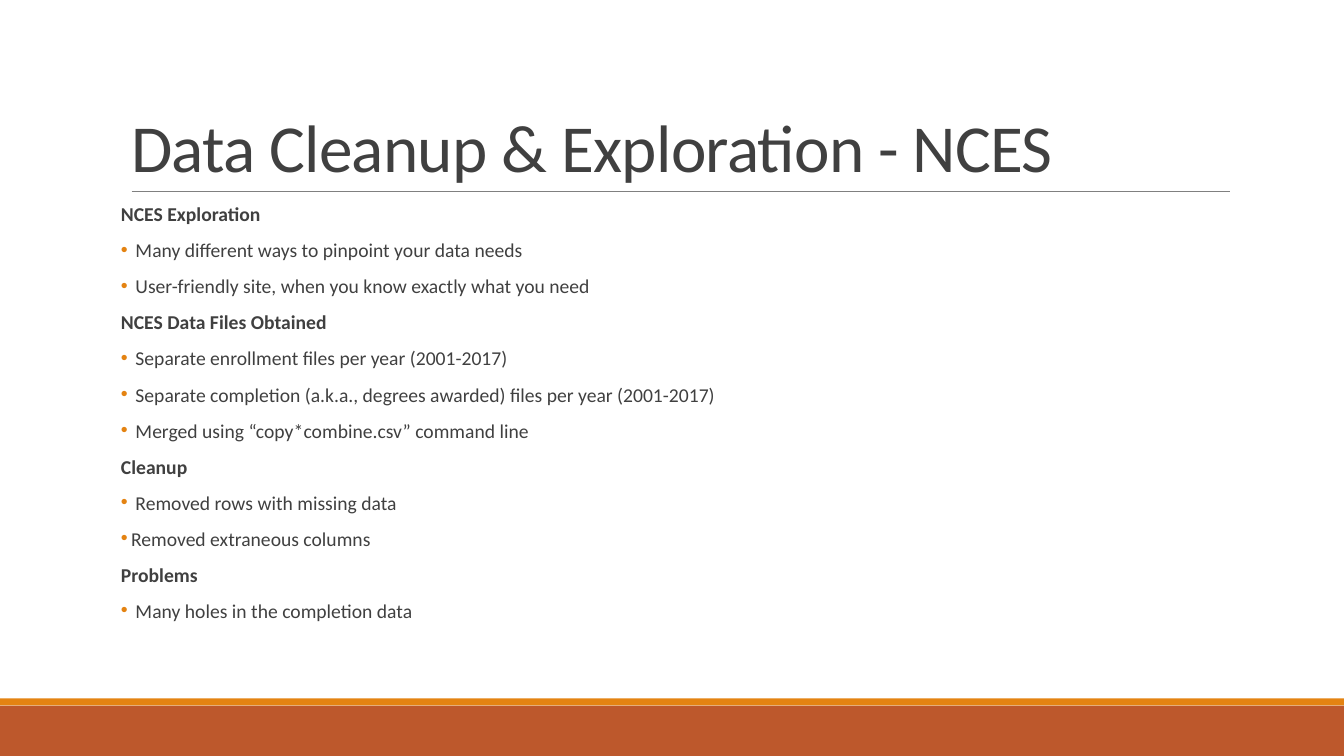
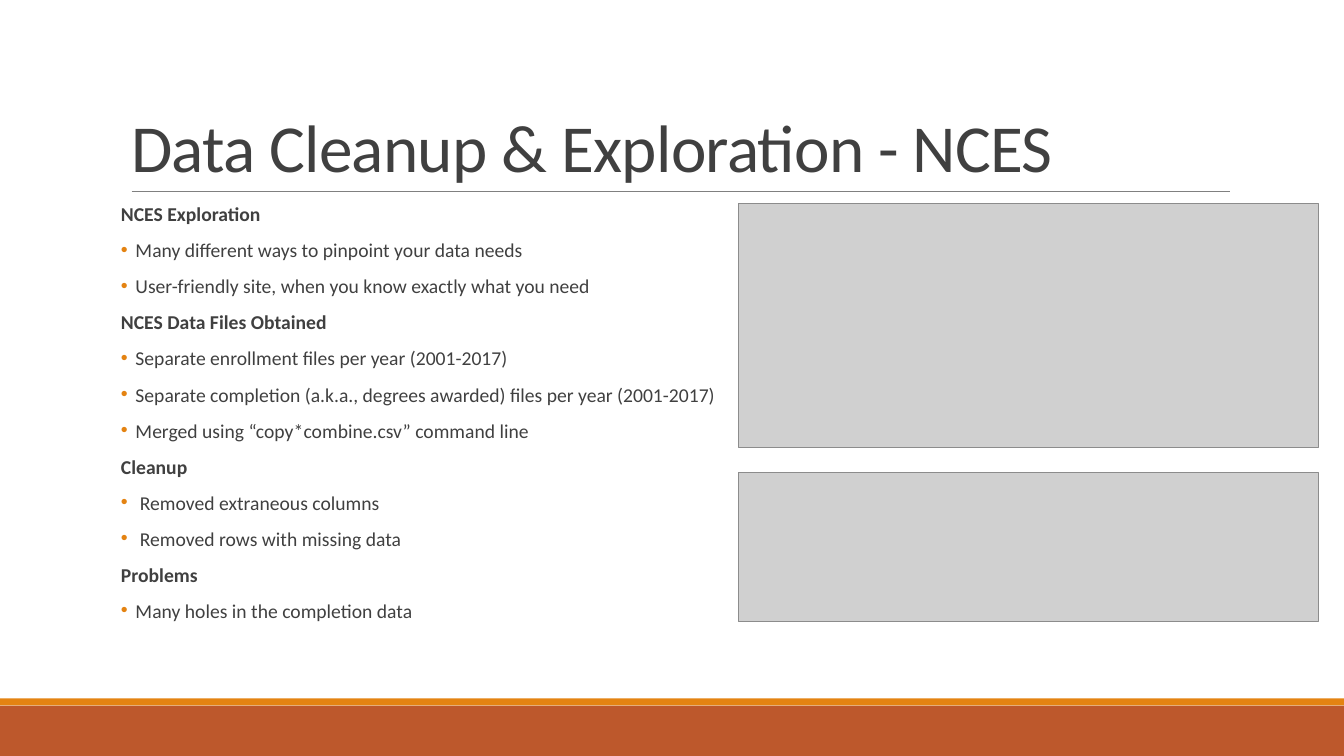
Before and after one commit to grahamb001/Project1, a slide deck: slide 4 of Project 1 Presentation Templatebg.pptx. Drawn at 1344x756 pixels with LibreOffice and Linux fonts; fonts in the diff are those of the drawing; grey boxes stand for pictures. Boxes give left, top, right and bottom in pixels: in the first picture for what was removed or moved away, otherwise in the second. Text is boxed around its words. In the diff, an @@ line names an element or a change of style, - is before the commit and + after.

Commit message:
Updated PPT 8-12 10pm

```diff
--- a/Project 1 Presentation Templatebg.pptx
+++ b/Project 1 Presentation Templatebg.pptx
@@ picture added at (x1=739, y1=204, x2=1319, y2=448) @@
@@ picture added at (x1=739, y1=473, x2=1319, y2=622) @@
@@ text at (x1=140, y1=496, x2=379, y2=510): paragraph added @@
+• Removed extraneous columns
@@ text at (x1=131, y1=532, x2=370, y2=546): paragraph removed @@
-• Removed extraneous columns
```
Also in this commit, not shown: 2 other slides changed, 3 slides added.
